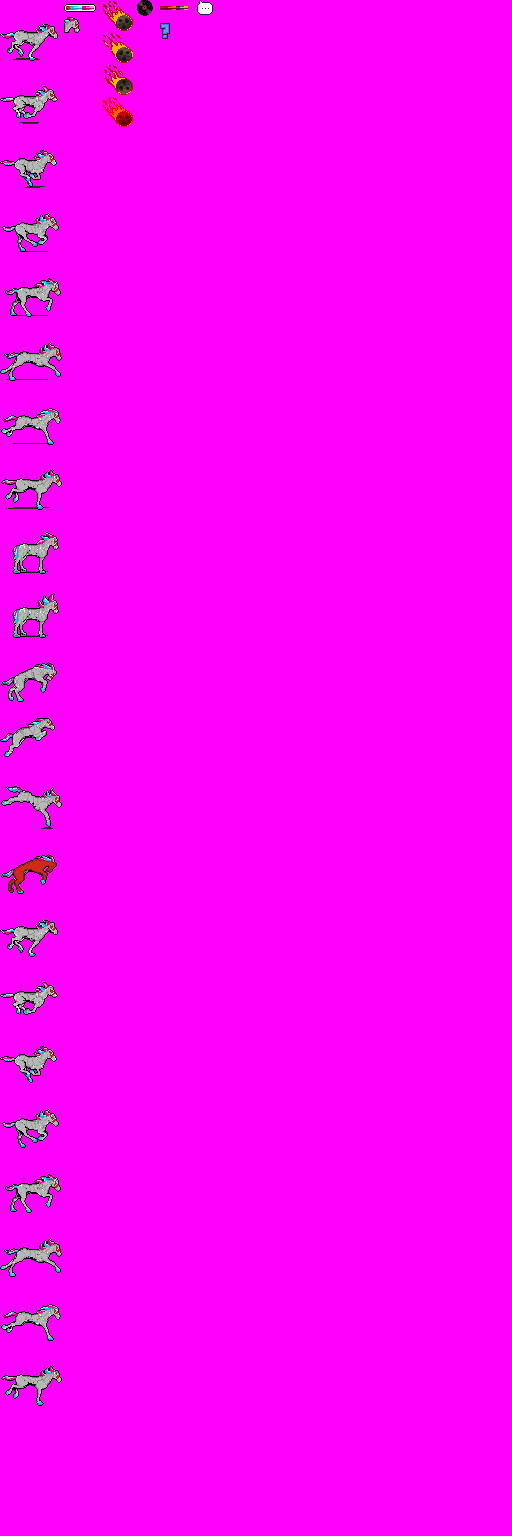
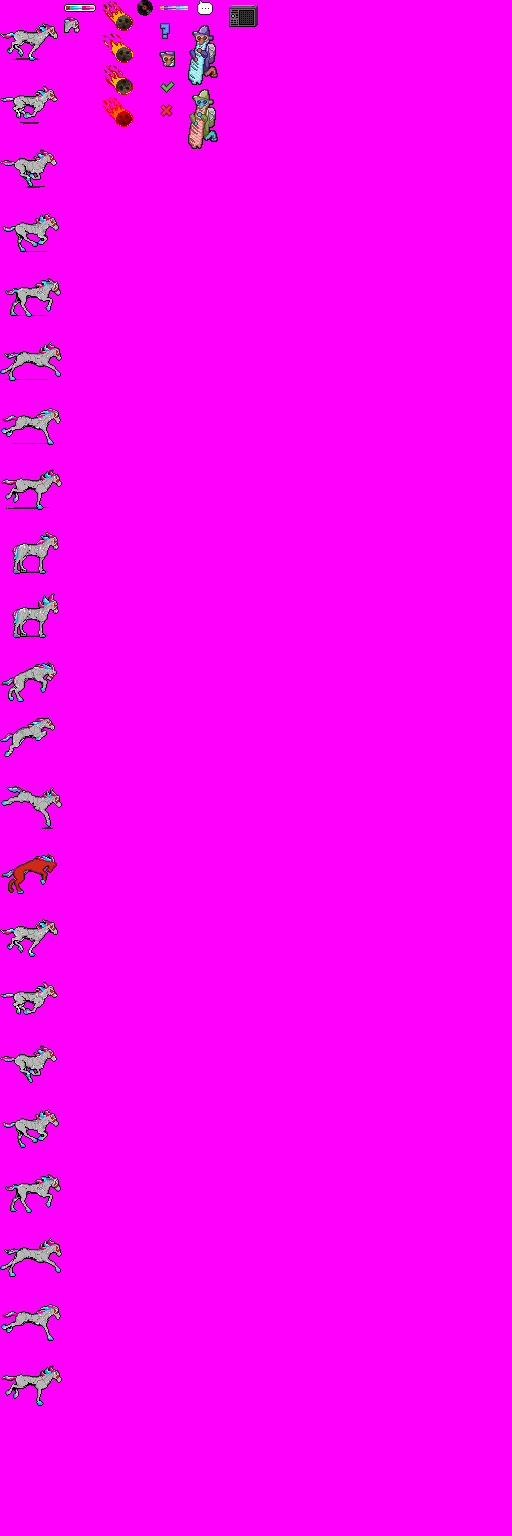
Layers edited between the first and the second 512x1536 image:
added layer "ui_icon_example_guardian" above "ui_radio" over (x1=159, y1=51, x2=175, y2=67)
added layer "ui_radio" above "ui_sample_boss" over (x1=229, y1=5, x2=258, y2=27)
added layer "ui_sample_boss" above "ui_bad" over (x1=188, y1=25, x2=218, y2=149)
added layer "ui_bad" above "ui_good" over (x1=160, y1=104, x2=173, y2=117)
added layer "ui_good" above "ui_chat" over (x1=160, y1=81, x2=175, y2=93)
painted on "ui_lifebar_tutorial_fill" over (x1=160, y1=6, x2=188, y2=10)
